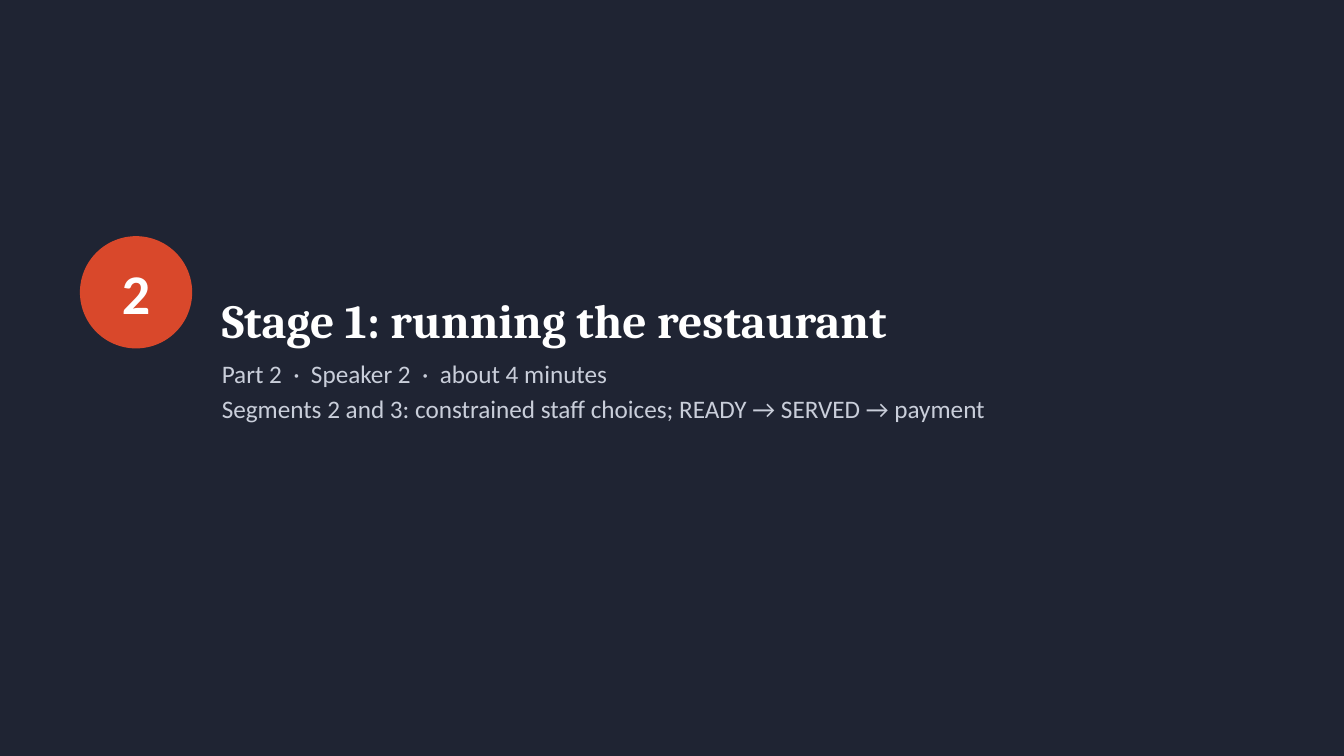
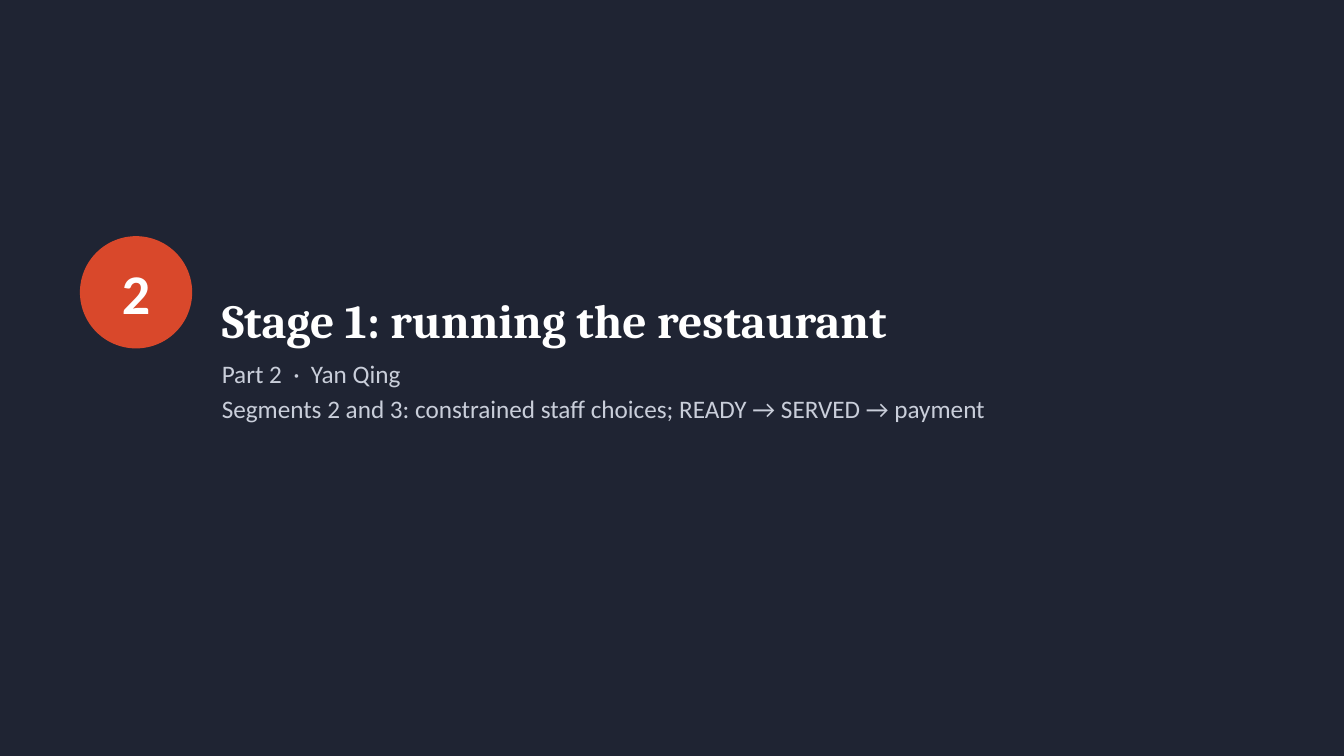
Before and after one commit to JeremyChooCK/CT2003-Restaurant-Rush, a slide deck: slide 8 of docs/presentation/RestaurantRush_Presentation.pptx. Drawn at 1344x756 pixels with LibreOffice and Linux fonts; fonts in the diff are those of the drawing. Boxes give left, top, right and bottom in pixels: in the first picture for what was removed or moved away, otherwise in the second. Text is boxed around its words. In the diff, an @@ line names an element or a change of style, - is before the commit and + after.

```diff
--- a/docs/presentation/RestaurantRush_Presentation.pptx
+++ b/docs/presentation/RestaurantRush_Presentation.pptx
@@ text at (x1=222, y1=365, x2=401, y2=388): text changed @@
-Part 2 · Speaker 2 · about 4 minutes
+Part 2 · Yan Qing
```
Also in this commit, not shown: 7 other slides changed, 5 other files.
